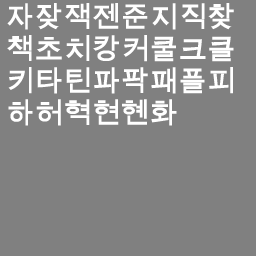
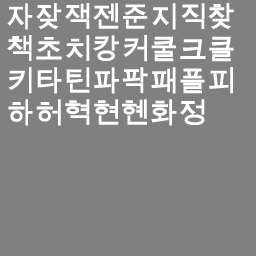
Two versions of the same layered image (256x256). Layer-by-layer changes:
painted on "자잦잭젠준지직찾 책초치캉커쿨크클 키타틴파팍패플피 하허혁" over <box>180,99,205,125</box>
